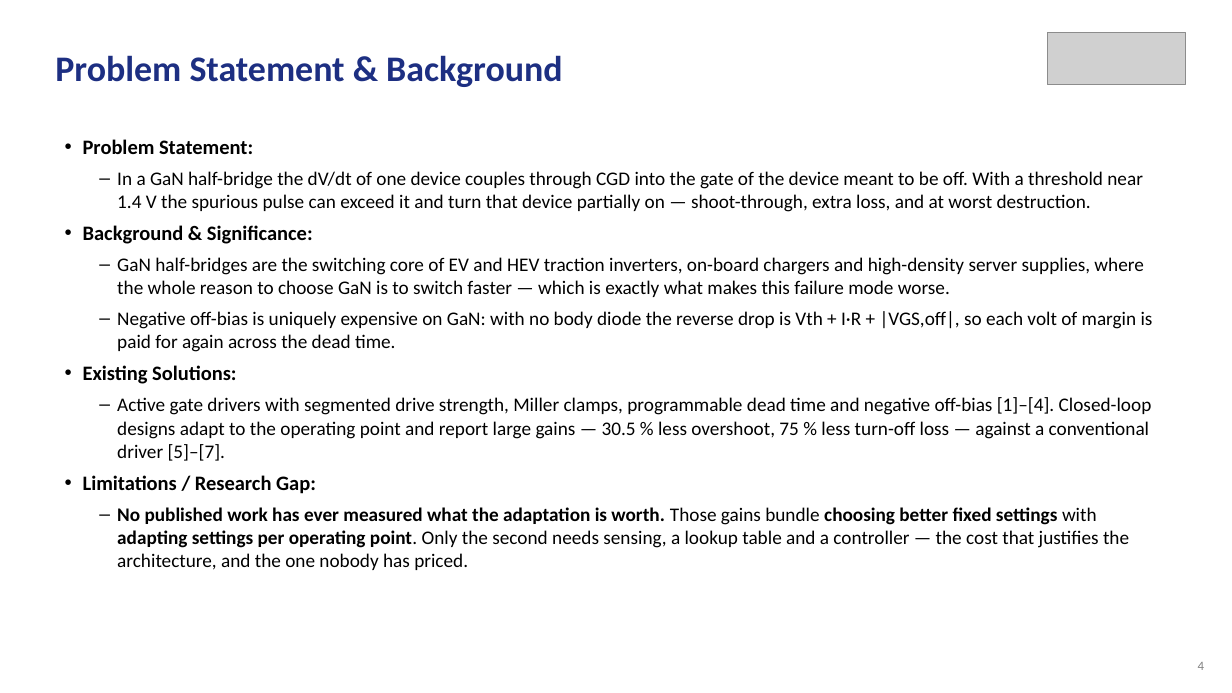
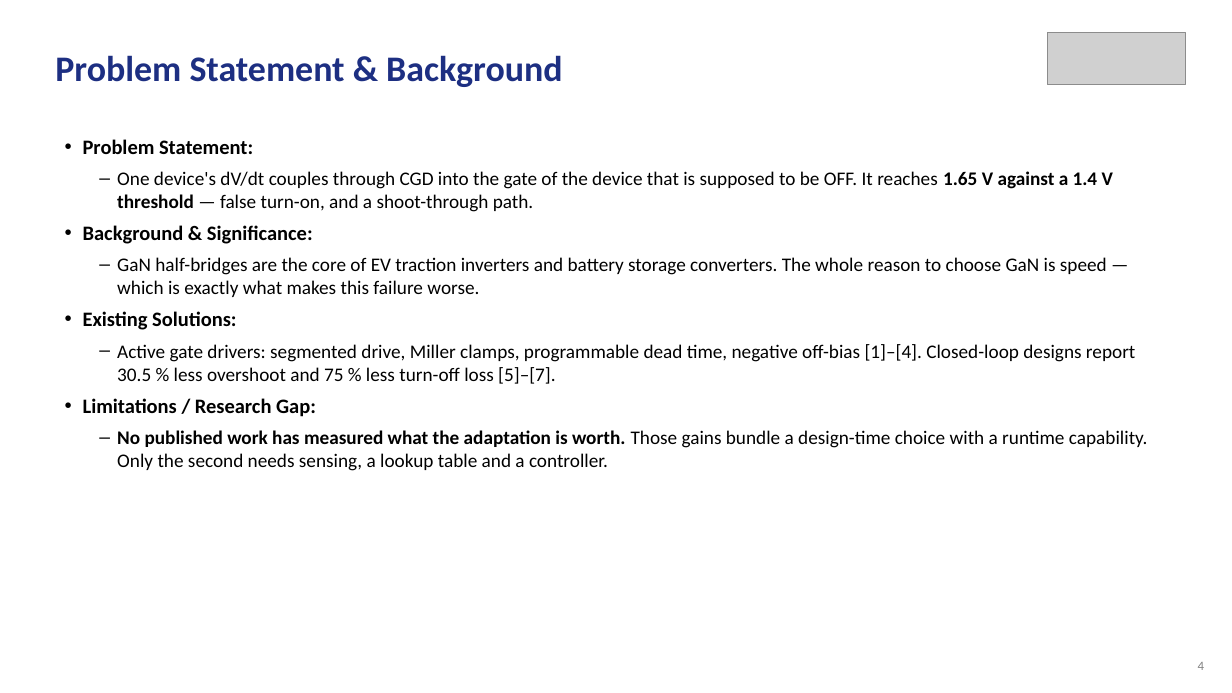
Before and after one commit to Amritha902/gan-driver, a slide deck: slide 4 of review/Review1_GaN_Segmented_Gate_Driver.pptx. Drawn at 1232x693 pixels with LibreOffice and Linux fonts; fonts in the diff are those of the drawing; grey boxes stand for pictures. Boxes give left, top, right and bottom in pixels: in the first picture for what was removed or moved away, otherwise in the second. Text is boxed around its words. In the diff, an @@ line names an element or a change of style, - is before the commit and + after.

```diff
--- a/review/Review1_GaN_Segmented_Gate_Driver.pptx
+++ b/review/Review1_GaN_Segmented_Gate_Driver.pptx
@@ text at (117, 171, 1113, 212): text changed @@
-– In a GaN half-bridge the dV/dt of one device couples through CGD into the gate of the device meant to be off. With a threshold near 1.4 V the spurious pulse can exceed it and turn that device partially on — shoot-through, extra loss, and at worst destruction.
+– One device's dV/dt couples through CGD into the gate of the device that is supposed to be OFF. It reaches 1.65 V against a 1.4 V threshold — false turn-on, and a shoot-through path.
@@ text at (117, 257, 1107, 297): text changed @@
-– GaN half-bridges are the switching core of EV and HEV traction inverters, on-board chargers and high-density server supplies, where the whole reason to choose GaN is to switch faster — which is exactly what makes this failure mode worse.
-– Negative off-bias is uniquely expensive on GaN: with no body diode the reverse drop is Vth + I·R + |VGS,off|, so each volt of margin is paid for again across the dead time.
+– GaN half-bridges are the core of EV traction inverters and battery storage converters. The whole reason to choose GaN is speed — which is exactly what makes this failure worse.
@@ text at (117, 344, 1135, 384): text changed @@
-– Active gate drivers with segmented drive strength, Miller clamps, programmable dead time and negative off-bias [1]–[4]. Closed-loop designs adapt to the operating point and report large gains — 30.5 % less overshoot, 75 % less turn-off loss — against a conventional driver [5]–[7].
+– Active gate drivers: segmented drive, Miller clamps, programmable dead time, negative off-bias [1]–[4]. Closed-loop designs report 30.5 % less overshoot and 75 % less turn-off loss [5]–[7].
@@ text at (117, 430, 1148, 471): text changed @@
-– No published work has ever measured what the adaptation is worth. Those gains bundle choosing better fixed settings with adapting settings per operating point. Only the second needs sensing, a lookup table and a controller — the cost that justifies the architecture, and the one nobody has priced.
+– No published work has measured what the adaptation is worth. Those gains bundle a design-time choice with a runtime capability. Only the second needs sensing, a lookup table and a controller.
```
Also in this commit, not shown: 14 other slides changed, 1 slide added, 3 other files.
